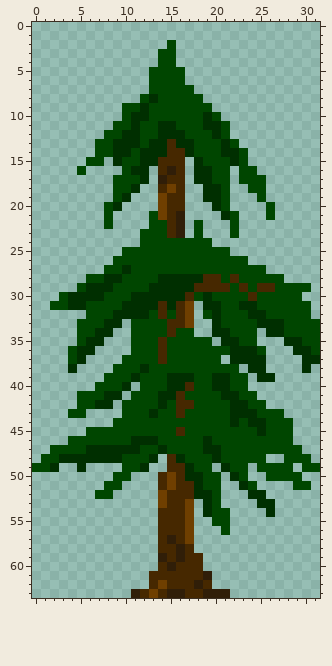
File history of a pixel-art file, assets/sprites/pinetree2.aseprite. The first picture shows the starting point.
32x64 pixels, 1 frame.
After the commit:
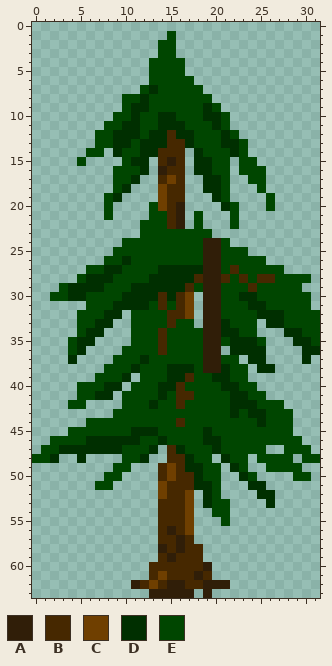
Palette (. is transparent): A #301e08  B #462800  C #6f3f00  D #002f00  E #004600
The edit:
--- layer "Layer 2"
@@ x 0..31 @@
  0 ................................
- 1 ................................
- 2 ...............E................
+ 1 ...............E................
+ 2 ..............EE................
  3 ..............EE................
- 4 ..............EE................
+ 4 .............EEEE...............
  5 .............EEEE...............
- 6 .............EEEE...............
- 7 .............EEEEE..............
- 8 ............EDEEEEE.............
- 9 ..........EEDEEEEEEE............
-10 ..........EDDEEEEEEDE...........
-11 .........EEDEEDDEEEDDE..........
-12 ........EEDDEEDDDEEEDE..........
-13 .......EEDDDEDDBDDEEEDE.........
-14 .......EEDDEDDDBBDEEEDDE........
-15 ......EE.DEEDDBBB.DEEEDE........
-16 .....E....EDD.BAB.DDEE.EE.......
-17 .........EEED.ABB.DDEE.EEE......
-18 .........EED..BCB..DDE..EE......
-19 .........ED...CBB..DDE...E......
-20 ........ED....CBB...DE....E.....
-21 ........E....ECBA....DE...E.....
-22 ........E....EEBA.E...E.........
-23 ............EEEBA.E...E.........
-24 ............EEEEEEEE............
-25 ..........EEEEEEEEEEEE..........
-26 .........EEEEEEEEEEEEEEE........
-27 ........EEDEEEEEEEEEEEEEEE......
-28 ......EEDDEEEEDDDDDBBEBEEEEE....
-29 .....EDDDEEEEDDDDDBBBBEBEBBEEEE.
-30 ...EDDDDEEEDDDDDDBEDEEEEBEEEEE..
-31 ..EEDDEEEEDDDDBDBC.DDEEDDEEEEEE.
-32 ......EEEDDDDEBEBC.EDEEEDDEEEEE.
-33 .....EEEDD.EEEEBBC..DEEEEDDDEEEE
-34 .....EEDD..EEEEBEE..DDEEE.DDEEEE
-35 .....EDD...EEEBEEEEE.DDEE...DDEE
-36 ....EDD....EEEBEEEEEEEDDDE...DDE
-37 ....ED....EEEEBEEEEEE.DDDD....DD
-38 ....D....EEEDEEEEEEEEEE.DD....D.
-39 ........EEEDEEEDDDEEDDEE.DD.....
-40 .......EEED.EEEDDBEEDDEE........
-41 .....EEEDD.EEEDDBEEEEDDEE.......
-42 .....EEDD.EEEEDEBBEEEEDDEE......
-43 ....EE....EEEDEEBEEEEEDDDEEE....
-44 .........EEEEEEEEEEEEEDEDDEEE...
-45 ......EEEEEEEEEEBEEEEEEEEDEEE...
-46 ....EEEEEEEDDDEEEEEDEEEEEEEEE...
-47 ..EEEEDDDDDDEEDEEEEDDEEEEEEEEE..
-48 .EEDDDDDDDEEED.BDEEEDEEEEE..EEE.
-49 EED..D....EED..BBDEE.DEE.EEEE.EE
-50 .........EE...BCBDDEE.DE..EEEE..
-51 ........EE....BCBBDEE..DE....EE.
-52 .......EE.....CBBBDDE...DD......
-53 ..............CBBC.DE....DD.....
-54 ..............BBBC.DEE....D.....
-55 ..............BBBC..EE..........
-56 ..............BBBC...E..........
-57 ..............BABC..............
-58 ..............BBAB..............
-59 ..............ABABB.............
-60 ..............BABBB.............
-61 .............BBBBBBA............
-62 .............BCBBBAB............
-63 ...........ABCBAABBAAA..........
+ 6 .............EEEEE..............
+ 7 ............EDEEEEE.............
+ 8 ..........EEDEEEEEEE............
+ 9 ..........EDDEEEEEEDE...........
+10 .........EEDEEDDEEEDDE..........
+11 ........EEDDEEDDDEEEDE..........
+12 .......EEDDDEDDBDDEEEDE.........
+13 .......EEDDEDDDBBDEEEDDE........
+14 ......EE.DEEDDBBB.DEEEDE........
+15 .....E....EDD.BAB.DDEE.EE.......
+16 .........EEED.ABB.DDEE.EEE......
+17 .........EED..BCB..DDE..EE......
+18 .........ED...CBB..DDE...E......
+19 ........ED....CBB...DE....E.....
+20 ........E....ECBA....DE...E.....
+21 ........E....EEBA.E...E.........
+22 ............EEEBA.E...E.........
+23 ............EEEEEEEE............
+24 ..........EEEEEEEEEAAE..........
+25 .........EEEEEEEEEEAAEEE........
+26 ........EEDEEEEEEEEAAEEEEE......
+27 ......EEDDEEEEDDDDDAAEBEEEEE....
+28 .....EDDDEEEEDDDDDBAABEBEBBEEEE.
+29 ...EDDDDEEEDDDDDDBEAAEEEBEEEEE..
+30 ..EEDDEEEEDDDDBDBC.AAEEDDEEEEEE.
+31 ......EEEDDDDEBEBC.AAEEEDDEEEEE.
+32 .....EEEDD.EEEEBBC.AAEEEEDDDEEEE
+33 .....EEDD..EEEEBEE.AADEEE.DDEEEE
+34 .....EDD...EEEBEEEEAADDEE...DDEE
+35 ....EDD....EEEBEEEEAAEDDDE...DDE
+36 ....ED....EEEEBEEEEAA.DDDD....DD
+37 ....D....EEEDEEEEEEAAEE.DD....D.
+38 ........EEEDEEEDDDEAADEE.DD.....
+39 .......EEED.EEEDDBEEDDEE........
+40 .....EEEDD.EEEDDBEEEEDDEE.......
+41 .....EEDD.EEEEDEBBEEEEDDEE......
+42 ....EE....EEEDEEBEEEEEDDDEEE....
+43 .........EEEEEEEEEEEEEDEDDEEE...
+44 ......EEEEEEEEEEBEEEEEEEEDEEE...
+45 ....EEEEEEEDDDEEEEEDEEEEEEEEE...
+46 ..EEEEDDDDDDEEDEEEEDDEEEEEEEEE..
+47 .EEDDDDDDDEEED.BDEEEDEEEEE..EEE.
+48 EED..D....EED..BBDEE.DEE.EEEE.EE
+49 .........EE...BCBDDEE.DE..EEEE..
+50 ........EE....BCBBDEE..DE....EE.
+51 .......EE.....CBBBDDE...DD......
+52 ..............CBBC.DE....DD.....
+53 ..............BBBC.DEE....D.....
+54 ..............BBBC..EE..........
+55 ..............BBBC...E..........
+56 ..............BABC..............
+57 ..............BBAB..............
+58 ..............ABABB.............
+59 ..............BABBB.............
+60 .............BBBBBBA............
+61 .............BCBBBAB............
+62 ...........ABCBAABBAAA..........
+63 .............AAAAA.A............
Boxes around the changes in both pictures, in picture pixels (x1, y1, x2, y2):
changed: (32, 31, 320, 598)
